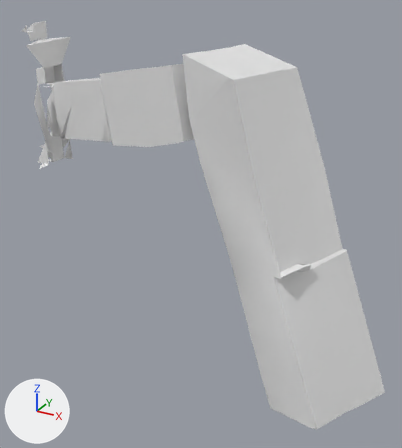
Before and after pictures for a commit that changed the OBJ model src/main/resources/assets/kn8/meshes/trichonephila/leg_right_2.obj.
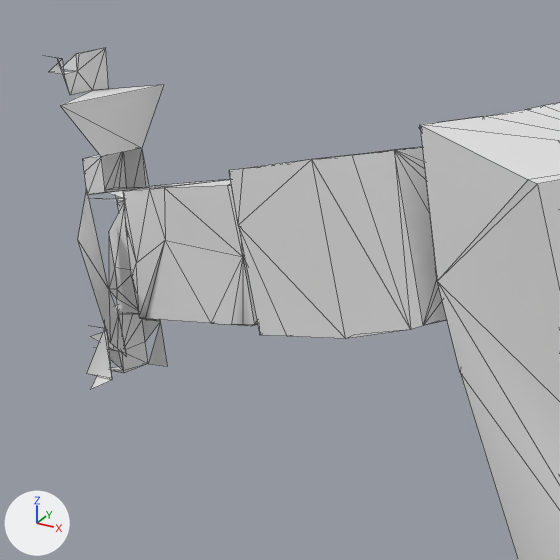
Each version appears first whole from a camera (50 mm lens) standing at (2.95, -2.49, 1.6) and looking at (1.76, -0.32, 0.52), and next in a close-up on the part from 0% to 61% of the width and 0% to 54% of the height. The lights are fixed; the arrows at lower left show +X, +Y and +Z. The older version's two pictures come first. The close-ups show mesh edges as thin lines. Where no turn or scale is listed for an object, it has been applied to the vertices. Vertices at exactly the same position are counted once.

In view in the first close-up: 'leg_right_2'.
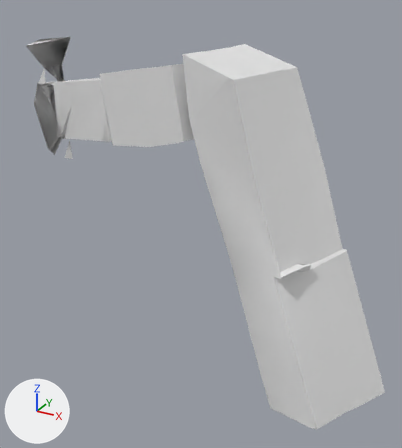
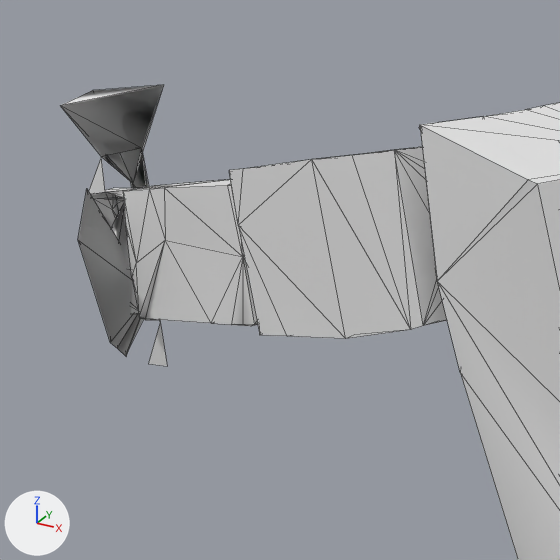
Location of each change, [x1, y1, x2, y2] in pixels of the close-ups (560 x 560 px; the box of a moved part takes in the faces that stretch with it):
'leg_right_2', reshaped
    before: [49, 48, 560, 560]
    after: [60, 85, 560, 560]
part 1 of me_leg_right_2, moved or reshaped
    before: [49, 48, 160, 389]
    after: [78, 88, 163, 356]

Patch to the scene script:
```diff
--- a/src/main/resources/assets/kn8/meshes/trichonephila/leg_right_2.obj.py
+++ b/src/main/resources/assets/kn8/meshes/trichonephila/leg_right_2.obj.py
@@ me_leg_right_2 @@
 # used by ob_leg_right_2; location = (0.0, 0.0, 0.0)
-me_leg_right_2.from_pydata(...)  # 284 vertices, 495 faces; spans x 0.38..2.75, y -0.94..0.26, z 0.0..1.38
+me_leg_right_2.from_pydata(...)  # 254 vertices, 484 faces; spans x 0.45..2.75, y -0.94..0.26, z 0.0..1.37
+# me_leg_right_2 part 1
+# 36 vertices are removed from x 0.38..0.49, y -0.08..0.17, z 0.53..1.38
+# 60 faces are deleted
+# 6 vertices are added at (0.7, -0.04, 0.81), (0.67, -0.01, 1.04), (0.55, 0.13, 0.79), (0.52, 0.12, 1.04), (0.49, 0.16, 0.84), (0.47, 0.09, 0.98)
+# 49 new faces join them
```
